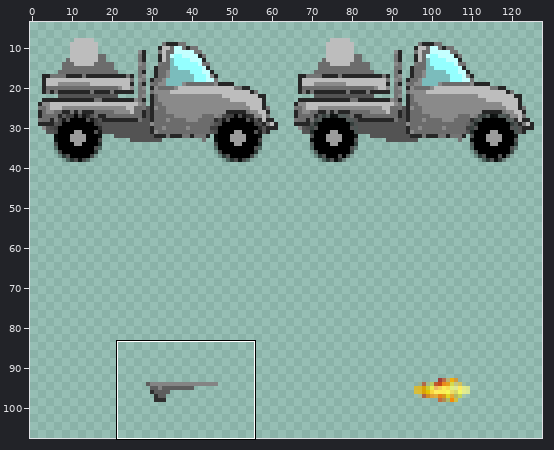
Two versions of one sprite sheet, Code/GravWalker.Content/Enemies/jeep.png. Above, an overview of the earlier version with the close-up marked.
Close-up. The starting point:
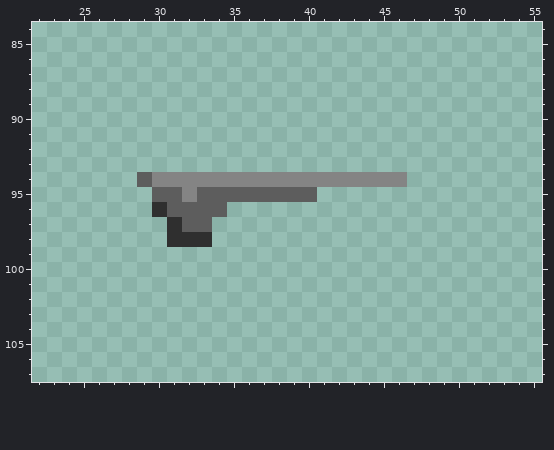
The file is 128x128 pixels. Pixels under 10% opacity are left out. Colours within 5 levels of each other are drawn and written as one. Shown: x 22..55, y 84..107. The wide view leaves out empty margins.
Now the later version:
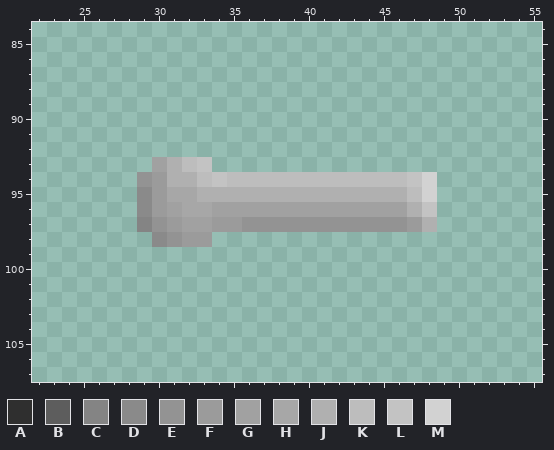
Palette (. is transparent): A #2f2f2f  B #5d5d5d  C #848484  D #8a8a8a  E #939393  F #9b9b9b  G #a1a1a1  H #a7a7a7  J #b0b0b0  K #bdbdbd  L #c3c3c3  M #d2d2d2
The edit:
{"y":93,"x":30,"old":"....","new":"GJKL"}
{"y":94,"x":29,"old":"BCCCCCCCCCCCCCCCCC..","new":"EFJJKLKKKKKKKKKKKKLM"}
{"y":95,"x":29,"old":".BBCBBBBBBBB........","new":"DFHHJJJJJJJJJJJJJJKM"}
{"y":96,"x":29,"old":".ABBBB..............","new":"DFGHHGGGGGGGGGGGGGJL"}
{"y":97,"x":29,"old":"..ABB...............","new":"CEFGGFFEEEEEEEEEEEFJ"}
{"y":98,"x":30,"old":".AAA","new":"DEFF"}
